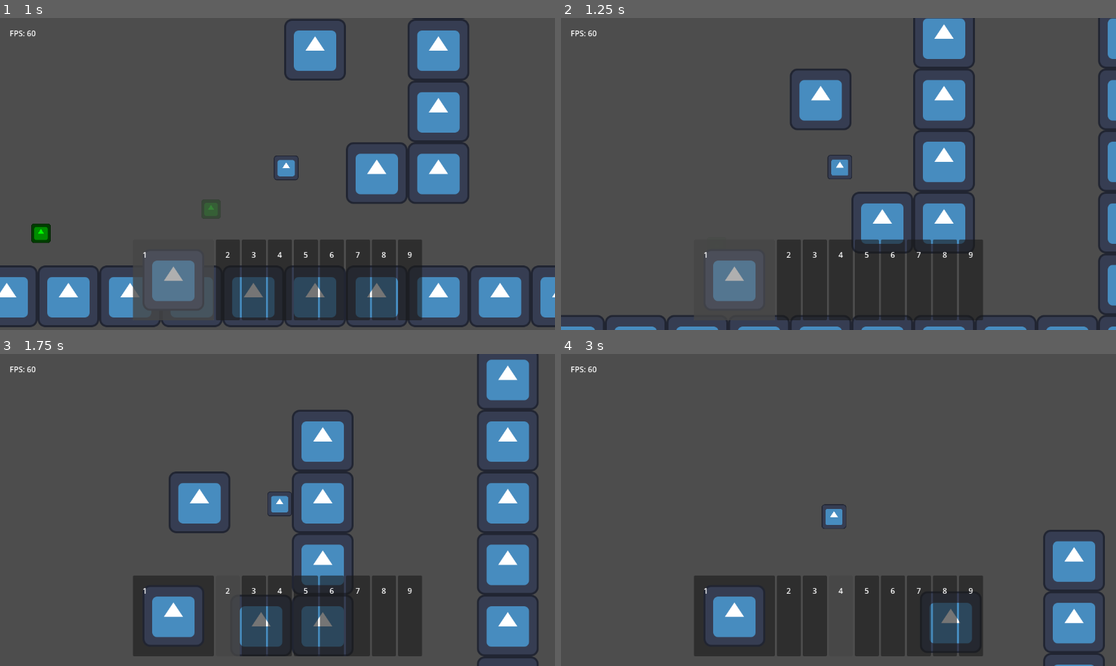
Above: before the commit, frames 1-4 (two rows, left to right).
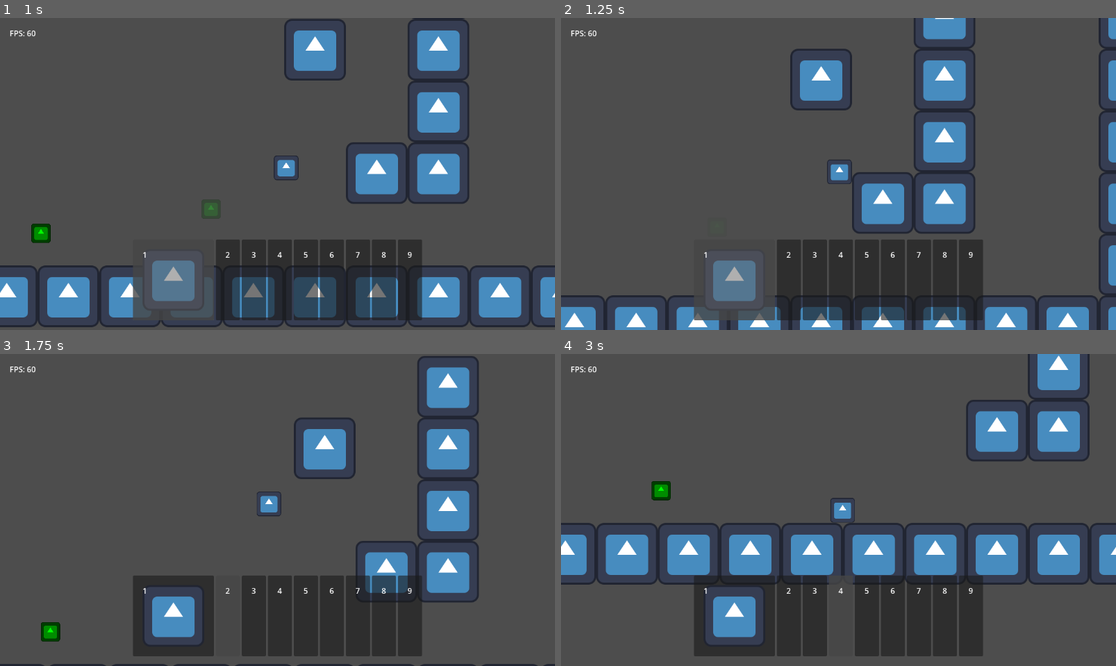
Above: after the commit, the same moments.

Repository: TheHumanMRP/RPG-Life-Tracker
Game: Godot game, scene res://Folders/Systems/Main/Scenes/main_scene.tscn
Same seed, same stepped clock (60 frames per second), same inputs: the game is played once before the commit and once after it. The engine's default icon, where the game draws it, is replaced by a stand-in: a white triangle on a blue panel in a dark square.
Inputs (mouse positions are in pixels of both pictures, inside the frame that each line leads up to):
- Up to frame 1 (1 s): move the mouse to (172, 280) at 0.52 s; hold D (move_right) from 0.53 s (still down); tap Space (jump) at 0.6, 0.77 s; click (172, 280) at 0.67 s
- Up to frame 2 (1.25 s): keep holding D (move_right); tap Space (jump) at 1.07 s
- Up to frame 3 (1.75 s): keep holding D (move_right); move the mouse to (227, 616) at 1.27 s; tap I (add_test_sword) at 1.35 s; click (227, 616) at 1.42 s; tap Space (jump) at 1.52, 1.55 s
- Up to frame 4 (3 s): tap Space (jump) at 1.82, 2.1 s; move the mouse to (816, 616) at 2.02 s; release D (move_right) at 2.03 s; hold A (move_left) 2.03-2.78 s; click (816, 616) at 2.17 s; move the mouse to (838, 616) at 2.77 s; hold D (move_right) from 2.78 s (still down); tap I (add_test_sword) at 2.85 s; click (838, 616) at 2.92 s

Frame 1 is identical in both runs. In frame 2, 13% of the frame differs, in the area x 0-100%, y 0-100%; in frame 3, 20%; in frame 4, 18%.
Error in both runs: Invalid call. Nonexistent function 'get_inventory' in base 'Node (global.gd)'. (res://Folders/Systems/Inventory_System/Scripts/hotbar_logic.gd:61)

Commit message:
Auto commit at 2026-07-12 12:50:36

Diff:
--- a/Folders/Components/movement_component.gd
+++ b/Folders/Components/movement_component.gd
@@ -98,6 +98,10 @@
 	if jump:
 		jumped = true
 
+		if is_on_floor:
+			velocity.y = - jump_force
+			return velocity
+
 		if is_on_wall:
 			velocity.x = wall_dir * wall_jump_force
 			velocity.y = - jump_force
@@ -108,6 +112,4 @@
 			velocity.y = - jump_force
 			return velocity
 
-		velocity.y = - jump_force
-
 	return velocity
